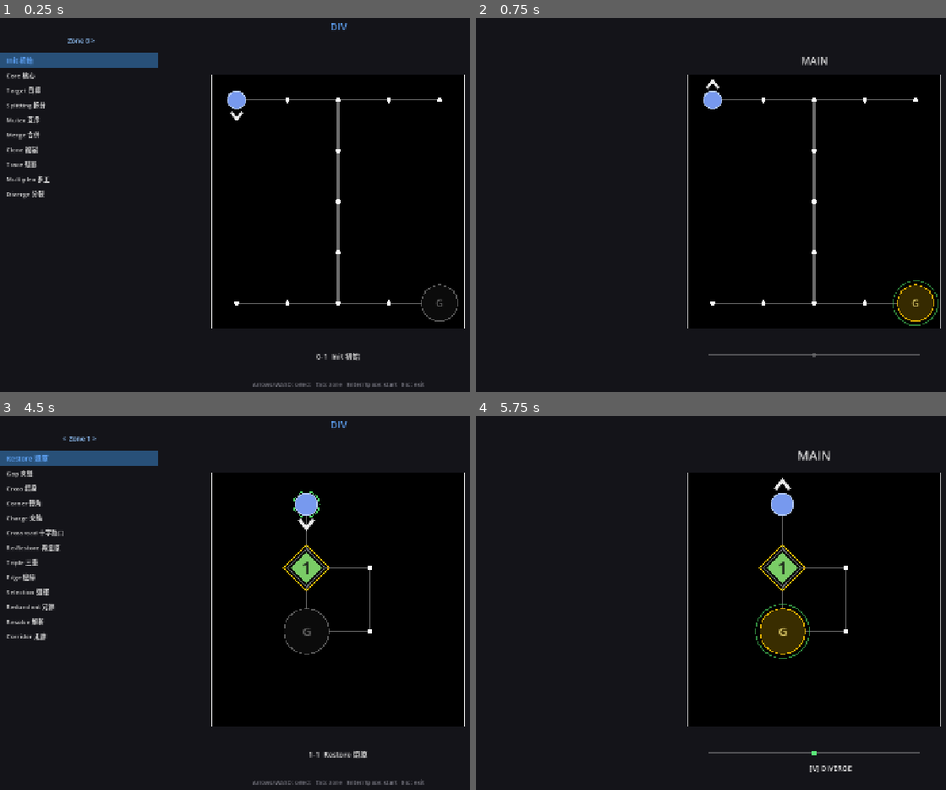
Above: before the commit, frames 1-4 (two rows, left to right).
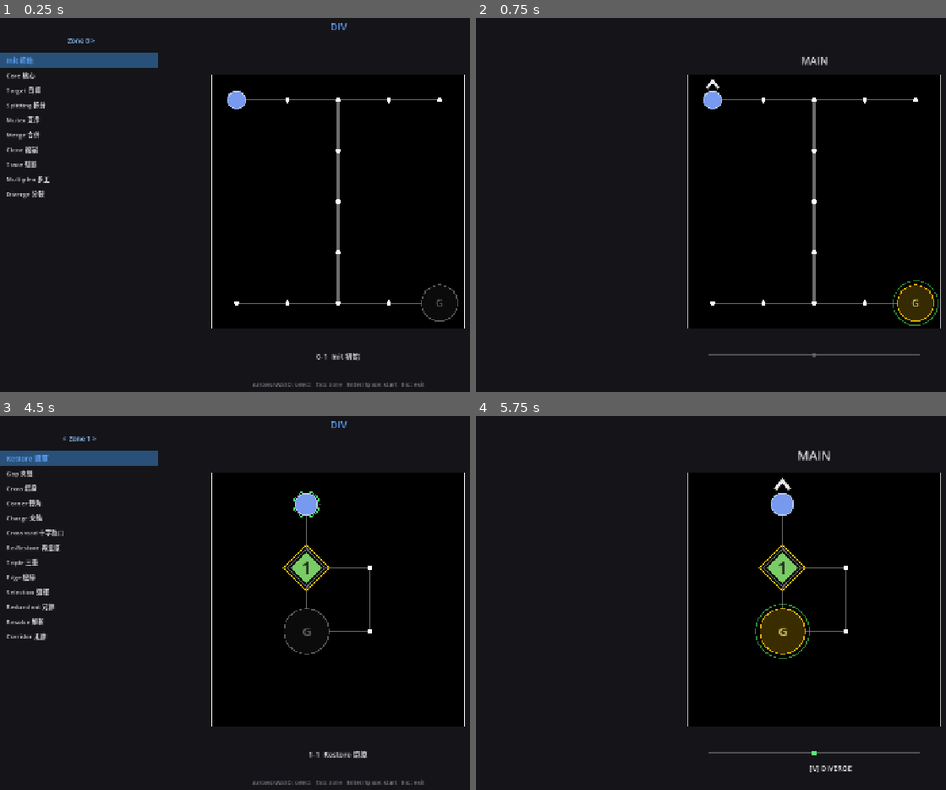
Above: after the commit, the same moments.

Repository: Periodev/DIV
Game: Godot game, scene res://scenes/main.tscn
Same seed, same stepped clock (60 frames per second), same inputs: the game is played once before the commit and once after it.
Inputs:
- Up to frame 1 (0.25 s): no input
- Up to frame 2 (0.75 s): tap Enter at 0.5 s; hold W from 0.53 s (still down); tap Space at 0.6 s
- Up to frame 3 (4.5 s): tap Space at 0.77, 1.07, 1.25, 1.52, 1.55, 1.82, 2.3, 2.75, 3.02, 3.05, 3.32, 3.77, 3.8, 4.07 s; tap R at 1.35 s; tap Enter at 2, 3.5 s; release W at 2.03 s; hold A 2.03-3.53 s; tap Z at 2.1 s; tap C at 2.85 s; hold S 3.53-4.28 s; tap V at 3.6 s; tap Escape at 4.15 s; hold D from 4.28 s (still down); tap F at 4.35 s
- Up to frame 4 (5.75 s): tap Space at 4.52, 4.55, 4.82, 5, 5.3 s; release D at 5.03 s; hold W from 5.03 s (still down); tap X at 5.1 s

The runs differ from the first frame. In frame 1, less than 0.1% of the frame differs, in the area x 48-52%, y 24-28%; in frame 2, nothing differs; in frame 3, less than 0.1%, in the area x 63-68%, y 27-31%; in frame 4, nothing differs.

Commit message:
Hide player direction arrow in level select preview
Add BranchViewSpec.show_player_direction (default true).
LevelPreview sets it false so the static preview shows the
player position without the directional arrow.

Co-Authored-By: Claude Sonnet 4.6 <noreply@anthropic.com>

Diff:
--- a/godot/scripts/GameRenderer.gd
+++ b/godot/scripts/GameRenderer.gd
@@ -907,7 +907,8 @@
 				_col(Color(0.78, 0.86, 1.0, 0.75), a), 2.0)
 
 	# Arrow keeps a fixed size/offset regardless of held item state.
-	_draw_dir_arrow(center, player.direction, arrow_base, Color(1, 1, 1, 0.92 * a))
+	if _spec.show_player_direction:
+		_draw_dir_arrow(center, player.direction, arrow_base, Color(1, 1, 1, 0.92 * a))
 
 
 # ---------------------------------------------------------------------------
--- a/godot/scripts/LevelPreview.gd
+++ b/godot/scripts/LevelPreview.gd
@@ -17,9 +17,10 @@
 	spec.cell_size  = cell_size
 	spec.scale      = 1.0
 	spec.alpha      = 1.0
-	spec.is_focused = true
-	spec.pos_x      = int(position.x)
-	spec.pos_y      = int(position.y)
+	spec.is_focused           = true
+	spec.show_player_direction = false
+	spec.pos_x                = int(position.x)
+	spec.pos_y                = int(position.y)
 	draw_frame(spec)
 
 
--- a/godot/scripts/PresentationModel.gd
+++ b/godot/scripts/PresentationModel.gd
@@ -51,6 +51,7 @@
 	var merge_hint_enabled:     bool        = true
 	var show_fetch_indicator:   bool        = false
 	var fetch_mode_enabled:     bool        = false
+	var show_player_direction:  bool        = true
 
 
 ## Complete visual specification for one frame.
